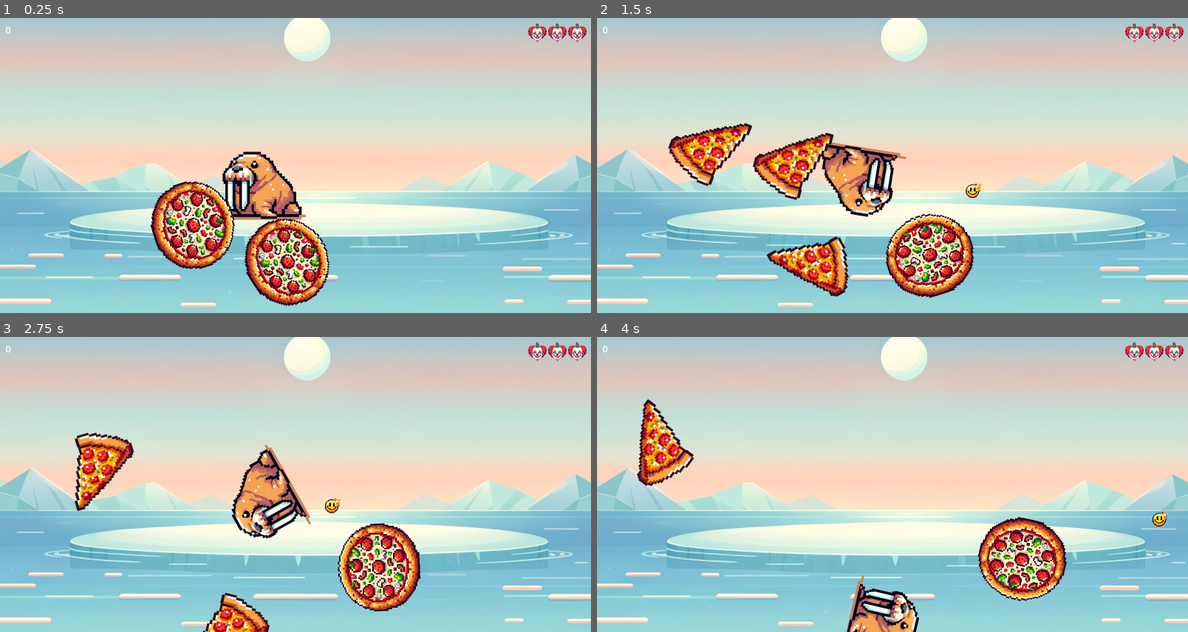
Above: before the commit, frames 1-4 (two rows, left to right).
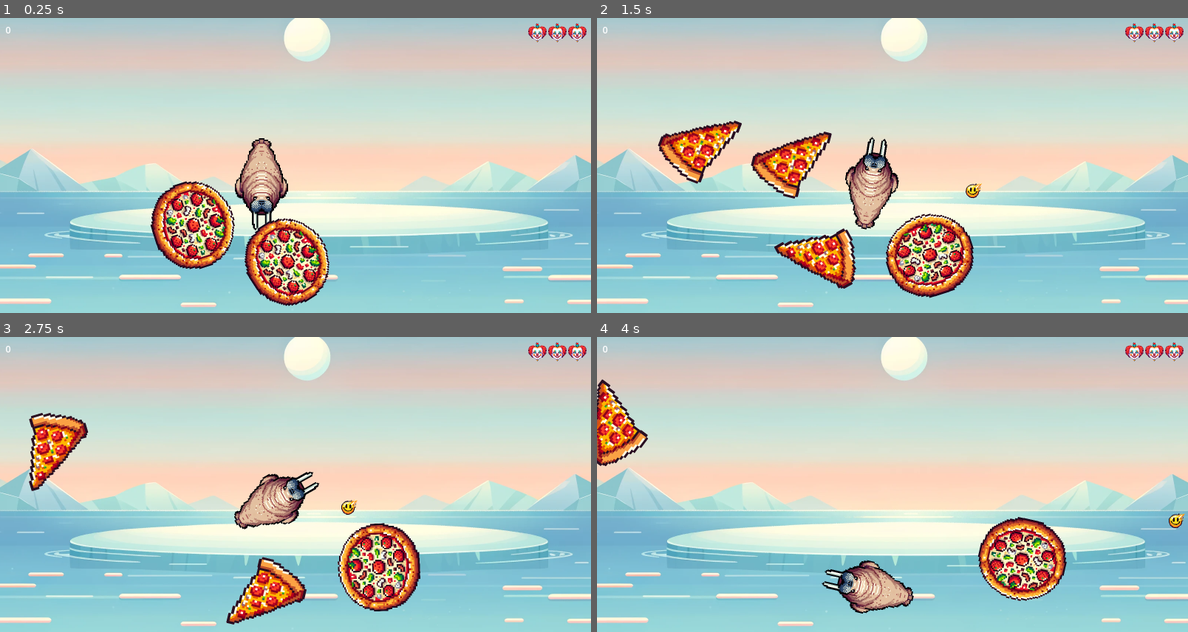
Above: after the commit, the same moments.

Repository: bytedev-code/the-sad-unicorn
Game: Godot game, scene res://game.tscn
The game is run twice, just before and just after one commit, with the same random seed, the same clock (stepped at 60 frames per second) and the same inputs. Sound files missing from this copy of the repository are replaced by a short silence.
Inputs:
- Up to frame 1 (0.25 s): no input
- Up to frame 2 (1.5 s): hold D (player_rotate_right) 0.53-1.28 s; hold Space (player_shoot) 0.53-1.28 s; hold A (player_rotate_left) from 1.28 s (still down); tap Space (player_shoot) at 1.35 s
- Up to frame 3 (2.75 s): release A (player_rotate_left) at 2.03 s; hold D (player_rotate_right) from 2.03 s (still down); hold Space (player_shoot) from 2.03 s (still down)
- Up to frame 4 (4 s): release D (player_rotate_right) at 2.78 s; release Space (player_shoot) at 2.78 s; hold W (player_forward) 2.78-3.53 s; tap Space (player_shoot) at 2.85 s; hold A (player_rotate_left) from 3.53 s (still down); hold Space (player_shoot) from 3.53 s (still down)

The runs differ from the first frame. In frame 1, 2.5% of the frame differs, in the area x 37-52%, y 40-72%; in frame 2, 7.9%; in frame 3, 8.2%, in the area x 4-61%, y 25-100%; in frame 4, 5.8%.

Commit message:
changing player image

Diff:
--- /dev/null
+++ b/blueprints/enemies/banana.tscn
@@ -0,0 +1,27 @@
+[gd_scene load_steps=6 format=3 uid="uid://bkwl4fvfty4nq"]
+
+[ext_resource type="Script" path="res://enemy.gd" id="1_pvyua"]
+[ext_resource type="Texture2D" uid="uid://dhi4rtdbmtggy" path="res://assets/enemies/banana.png" id="2_467fq"]
+[ext_resource type="PackedScene" path="res://audio_player.tscn" id="4_yqvl4"]
+[ext_resource type="AudioStream" uid="uid://d1q71hx4epq0n" path="res://assets/sounds/bell.mp3" id="5_t10vm"]
+
+[sub_resource type="CapsuleShape2D" id="CapsuleShape2D_pm8kl"]
+radius = 44.6178
+height = 223.406
+
+[node name="banana" type="RigidBody2D"]
+script = ExtResource("1_pvyua")
+
+[node name="CollisionShape2D" type="CollisionShape2D" parent="."]
+position = Vector2(27, 6)
+rotation = 0.583312
+shape = SubResource("CapsuleShape2D_pm8kl")
+
+[node name="Sprite2D" type="Sprite2D" parent="."]
+scale = Vector2(0.25, 0.25)
+texture = ExtResource("2_467fq")
+
+[node name="AudioPlayer" parent="." instance=ExtResource("4_yqvl4")]
+stream1 = ExtResource("5_t10vm")
+
+[connection signal="body_entered" from="." to="." method="_on_collide"]
--- /dev/null
+++ b/blueprints/enemies/cat.tscn
@@ -0,0 +1,29 @@
+[gd_scene load_steps=6 format=3 uid="uid://dcp2buq6hvuik"]
+
+[ext_resource type="Script" path="res://enemy.gd" id="1_y7b4d"]
+[ext_resource type="Texture2D" uid="uid://pfno3yos7mx3" path="res://assets/enemies/slepping_cat.png" id="2_wl8y1"]
+[ext_resource type="PackedScene" path="res://audio_player.tscn" id="4_8wbhj"]
+[ext_resource type="AudioStream" uid="uid://d1q71hx4epq0n" path="res://assets/sounds/bell.mp3" id="5_hyaby"]
+
+[sub_resource type="CapsuleShape2D" id="CapsuleShape2D_qgc2e"]
+radius = 46.415
+height = 166.082
+
+[node name="cat" type="RigidBody2D"]
+script = ExtResource("1_y7b4d")
+SPLIT_NUMBER = 6
+SCORE = 5
+
+[node name="CollisionShape2D" type="CollisionShape2D" parent="."]
+position = Vector2(-3, 9)
+rotation = 1.55258
+shape = SubResource("CapsuleShape2D_qgc2e")
+
+[node name="Sprite2D" type="Sprite2D" parent="."]
+scale = Vector2(0.25, 0.25)
+texture = ExtResource("2_wl8y1")
+
+[node name="AudioPlayer" parent="." instance=ExtResource("4_8wbhj")]
+stream1 = ExtResource("5_hyaby")
+
+[connection signal="body_entered" from="." to="." method="_on_collide"]
--- /dev/null
+++ b/blueprints/enemies/cat_woman.tscn
@@ -0,0 +1,30 @@
+[gd_scene load_steps=7 format=3 uid="uid://dyo32b0ios53i"]
+
+[ext_resource type="Script" path="res://enemy.gd" id="1_47w8w"]
+[ext_resource type="PackedScene" uid="uid://dcp2buq6hvuik" path="res://blueprints/enemies/cat.tscn" id="2_we7ij"]
+[ext_resource type="Texture2D" uid="uid://dobwrcxptdcf4" path="res://assets/enemies/cat_woman.png" id="3_j24jy"]
+[ext_resource type="PackedScene" path="res://audio_player.tscn" id="4_kftta"]
+[ext_resource type="AudioStream" uid="uid://d1q71hx4epq0n" path="res://assets/sounds/bell.mp3" id="5_216dc"]
+
+[sub_resource type="CapsuleShape2D" id="CapsuleShape2D_vedpw"]
+radius = 55.5
+height = 223.0
+
+[node name="cat_woman" type="RigidBody2D"]
+script = ExtResource("1_47w8w")
+SPLIT_INTO = ExtResource("2_we7ij")
+SPLIT_NUMBER = 10
+SCORE = 5
+
+[node name="CollisionShape2D" type="CollisionShape2D" parent="."]
+position = Vector2(-0.5, 1.5)
+shape = SubResource("CapsuleShape2D_vedpw")
+
+[node name="Sprite2D" type="Sprite2D" parent="."]
+scale = Vector2(0.25, 0.25)
+texture = ExtResource("3_j24jy")
+
+[node name="AudioPlayer" parent="." instance=ExtResource("4_kftta")]
+stream1 = ExtResource("5_216dc")
+
+[connection signal="body_entered" from="." to="." method="_on_collide"]
--- /dev/null
+++ b/blueprints/enemies/monkey.tscn
@@ -0,0 +1,31 @@
+[gd_scene load_steps=7 format=3 uid="uid://yarp424i02k2"]
+
+[ext_resource type="Script" path="res://enemy.gd" id="1_y7b4d"]
+[ext_resource type="PackedScene" uid="uid://bkwl4fvfty4nq" path="res://blueprints/enemies/banana.tscn" id="2_v30s3"]
+[ext_resource type="Texture2D" uid="uid://l62p82rjhp8w" path="res://assets/enemies/monkey.png" id="3_rq040"]
+[ext_resource type="PackedScene" path="res://audio_player.tscn" id="4_8wbhj"]
+[ext_resource type="AudioStream" uid="uid://d1q71hx4epq0n" path="res://assets/sounds/bell.mp3" id="5_hyaby"]
+
+[sub_resource type="CapsuleShape2D" id="CapsuleShape2D_pm8kl"]
+radius = 96.7811
+height = 198.002
+
+[node name="banana" type="RigidBody2D"]
+script = ExtResource("1_y7b4d")
+SPLIT_INTO = ExtResource("2_v30s3")
+SPLIT_NUMBER = 6
+SCORE = 5
+
+[node name="CollisionShape2D" type="CollisionShape2D" parent="."]
+position = Vector2(-0.999998, 0)
+rotation = 0.583312
+shape = SubResource("CapsuleShape2D_pm8kl")
+
+[node name="Sprite2D" type="Sprite2D" parent="."]
+scale = Vector2(0.25, 0.25)
+texture = ExtResource("3_rq040")
+
+[node name="AudioPlayer" parent="." instance=ExtResource("4_8wbhj")]
+stream1 = ExtResource("5_hyaby")
+
+[connection signal="body_entered" from="." to="." method="_on_collide"]
--- a/player.tscn
+++ b/player.tscn
@@ -1,22 +1,25 @@
 [gd_scene load_steps=4 format=3 uid="uid://yaolwrsv7rof"]
 
 [ext_resource type="Script" path="res://player.gd" id="1_ulpd7"]
-[ext_resource type="Texture2D" uid="uid://o6kvwr0exbfa" path="res://assets/enemies/walrus.png" id="2_sy02h"]
+[ext_resource type="Texture2D" uid="uid://c6ih7oetcwv4b" path="res://assets/enemies/walrus_1.png" id="2_xtfns"]
 
-[sub_resource type="RectangleShape2D" id="RectangleShape2D_3f083"]
-size = Vector2(82, 92)
+[sub_resource type="CapsuleShape2D" id="CapsuleShape2D_aj5bb"]
+radius = 56.0
+height = 195.985
 
 [node name="player" type="CharacterBody2D"]
 motion_mode = 1
 script = ExtResource("1_ulpd7")
 
 [node name="CollisionShape2D" type="CollisionShape2D" parent="."]
-shape = SubResource("RectangleShape2D_3f083")
+position = Vector2(17, 9)
+rotation = 1.56728
+shape = SubResource("CapsuleShape2D_aj5bb")
 
 [node name="Sprite2D" type="Sprite2D" parent="."]
 rotation = 1.5708
 scale = Vector2(0.25, 0.25)
-texture = ExtResource("2_sy02h")
+texture = ExtResource("2_xtfns")
 
 [node name="InvincibleTimer" type="Timer" parent="."]
 wait_time = 3.0
Binary file added: assets/enemies/walrus_0.png
Not shown, added: assets/enemies/walrus_0.png.import
Binary file added: assets/enemies/walrus_1.png
Not shown, added: assets/enemies/walrus_1.png.import
Not shown: 1 places in game.tscn that only renumber resources
